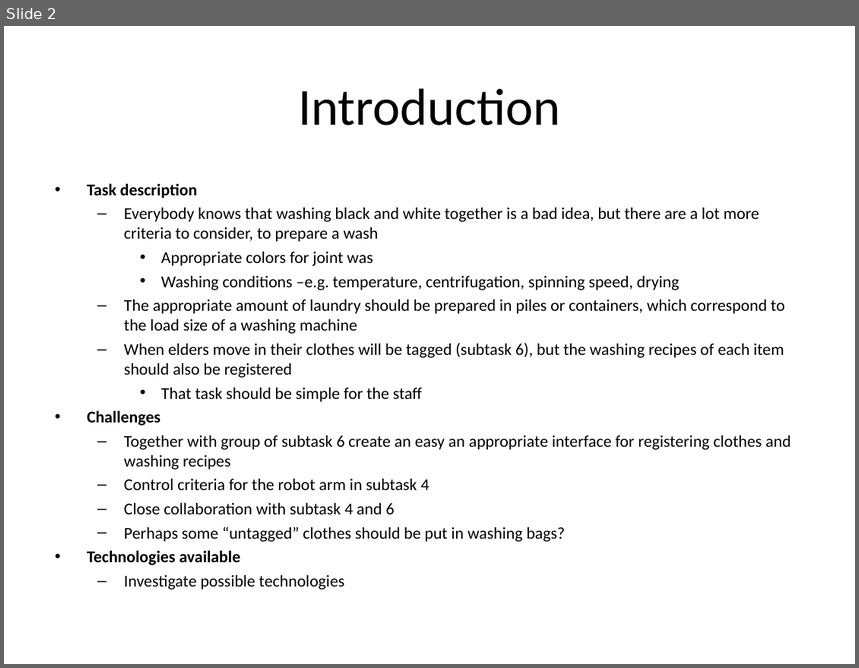
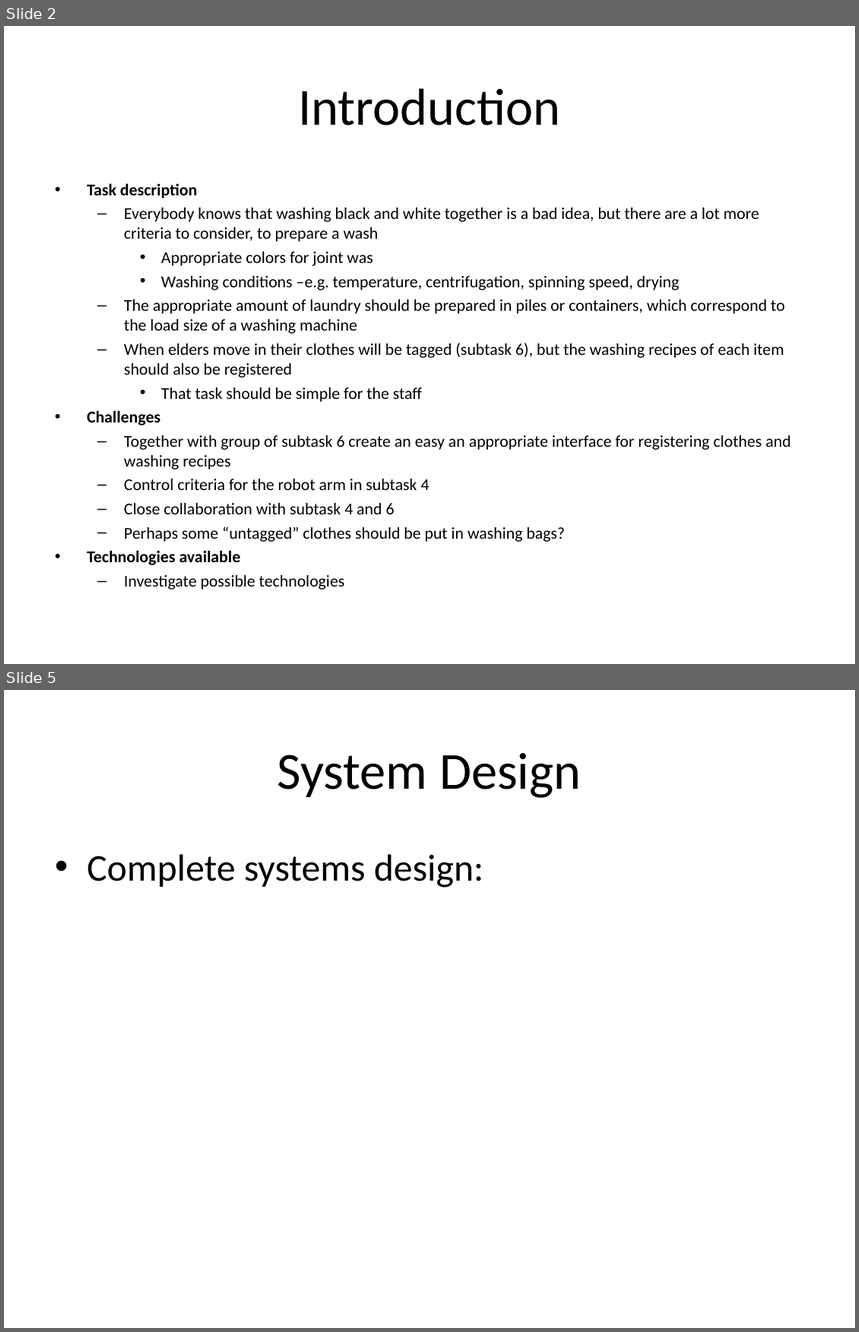
Before and after one commit to isurup/kalle-martin-group, a slide deck: RSD1/presentation/ExamMartin.ppt. Shown one above the other, each under a label of ours: slide 2 before the commit, slides 2 and 5 after it; the slides between them are not shown. The pictures are 859x668 and 859x1332 pixels, drawn with LibreOffice and Linux fonts; fonts in the diff are those of the drawing. Boxes give left, top, right and bottom in pixels: in the first picture for what was removed or moved away, otherwise in the second. Text is boxed around its words. In the diff, an @@ line names an element or a change of style, - is before the commit and + after.

```diff
--- a/RSD1/presentation/ExamMartin.ppt
+++ b/RSD1/presentation/ExamMartin.ppt
@@ slide 5 added at (x1=4, y1=690, x2=855, y2=1328), background #FFFFFF @@
@@ title added at (x1=278, y1=753, x2=582, y2=798), 44 pt, text #000000 @@
+System Design
@@ text added at (x1=87, y1=854, x2=484, y2=888), 32 pt, text #000000 @@
+• Complete systems design:
```
Also in this commit, not shown: 4 slides changed, 3 other slides added, 3 slides removed.
